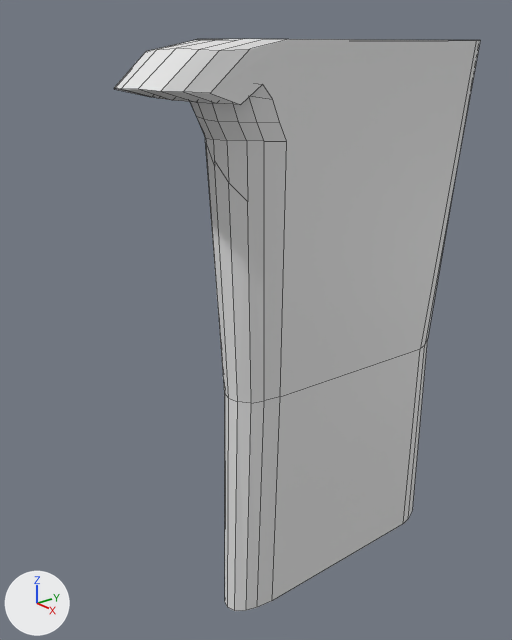
One commit to the Blender file assets/models/torso.blend: the scene before it, then after it.
Rendered twice from a camera (50 mm lens) standing at (3.14, -3.28, 3.13) and looking at (-0.67, -0.2, 1.23). The axes (+X, +Y, +Z) are drawn at lower left. The lights are the same throughout. Mesh edges are drawn as thin lines.
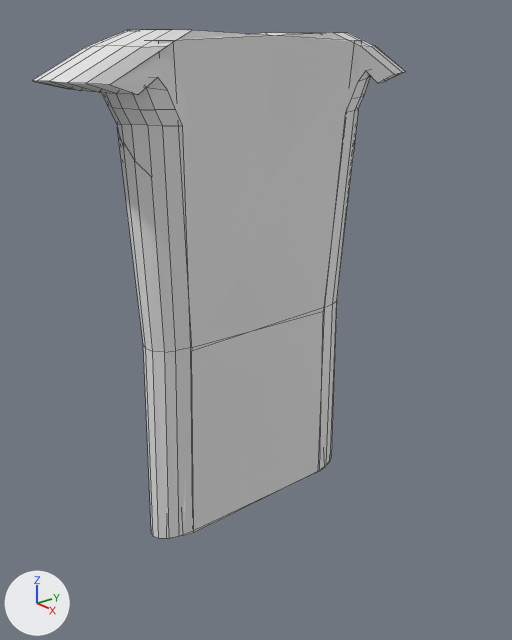
Commit message: work on torso

Boxes [x1, y1, x2, y2] around the edits, measured in the pictures (512 x 640 px; the box of a moved part takes in the faces that stretch with it):
'Cylinder', reshaped, moved, modifiers changed (11% shorter)
    before: [114, 39, 480, 611]
    after: [32, 30, 406, 539]
part 1 of me_cylinder, moved or reshaped
    before: [114, 39, 480, 601]
    after: [33, 30, 406, 536]

The edits, one by one:
me_cylinder is used by ob_cylinder; location (0.0, 0.0, 1.312); scale (0.534, 1.06, 1.84).
me_cylinder had 129 vertices, 103 faces and spanned x -0.83..0.56, y -1.47..0.98, z -1.0..1.0.
me_cylinder now has 129 vertices, 103 faces and spans x -0.82..0.49, y -1.47..0.98, z -1.0..1.03.
me_cylinder part 1: 29 of 129 vertices moved; they spanned x -0.83..0.56, y -1.28..0.95, z -0.14..1.0 and now span x -0.82..0.49, y -1.13..0.9, z -0.14..1.03; mean shift (-0.02, 0.08, 0.01); largest move (0.29, 0.7, -0.14) -> (0.0, 0.7, -0.14).
Object 'Cylinder' (ob_cylinder) moves from (0.0, 0.0, 1.312) to (-0.992, 0.0, 1.312).
Object 'Cylinder' (ob_cylinder) gains a MIRROR modifier named 'Mirror'.
Modifier setting: use_axis = (False, True, False).
